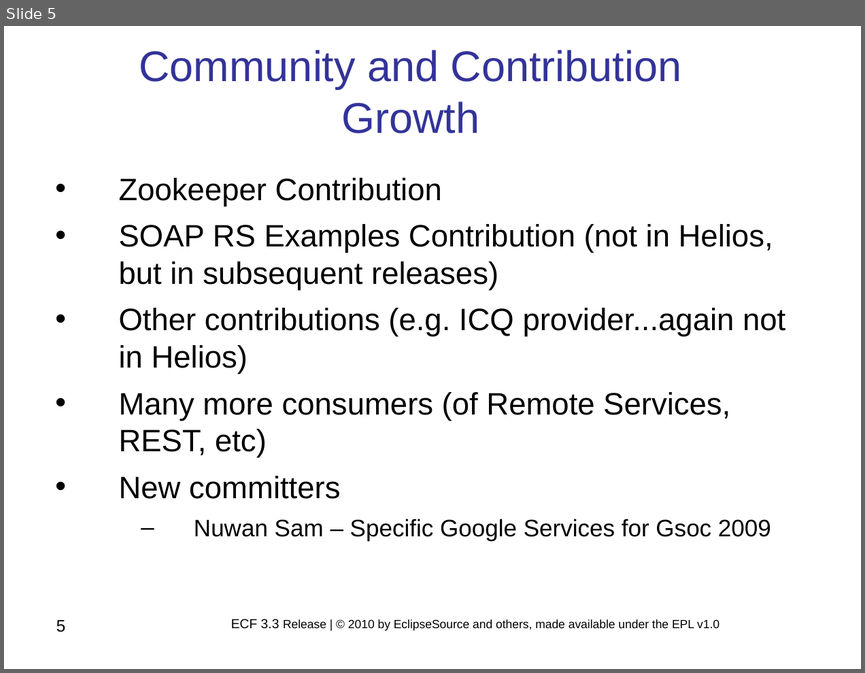
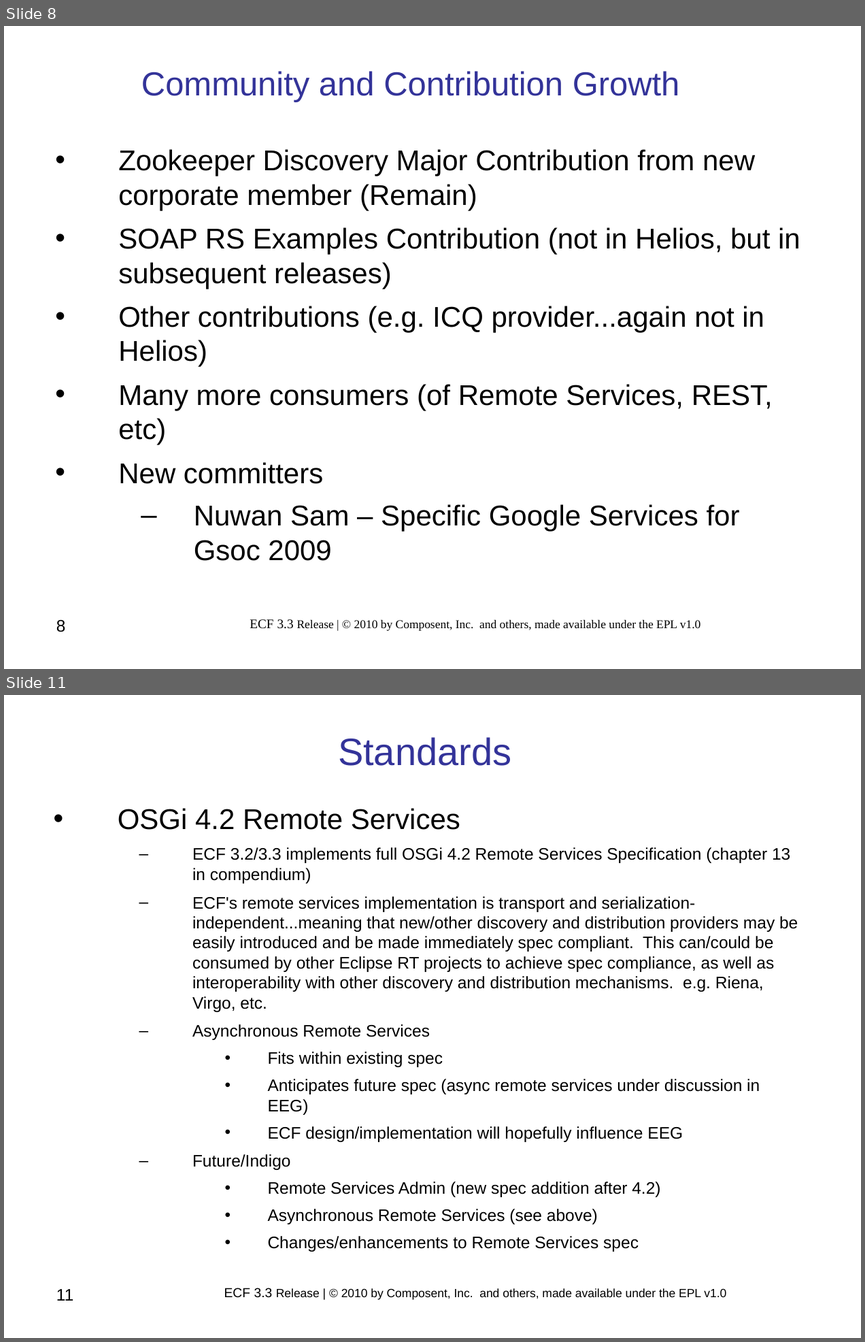
Before and after one commit to eclipse/ecf-website, a slide deck: reviews/ECF_Project_3.3_Release_Review.ppt. Shown one above the other, each under a label of ours: slide 5 before the commit, slides 8 and 11 after it; the slides between them are not shown. The pictures are 865x673 and 865x1342 pixels, drawn with LibreOffice and Linux fonts; fonts in the diff are those of the drawing; background and template pictures are left out. Boxes give left, top, right and bottom in pixels: in the first picture for what was removed or moved away, otherwise in the second. Text is boxed around its words. In the diff, an @@ line names an element or a change of style, - is before the commit and + after.

Commit message:
New ECF 3.3. release materials

```diff
--- a/reviews/ECF_Project_3.3_Release_Review.ppt
+++ b/reviews/ECF_Project_3.3_Release_Review.ppt
@@ slide 11 added at (4,695,861,1338), background #FFFFFF @@
@@ title added at (338,737,511,766), 32 pt, text #333399 @@
+Standards
@@ text added at (118,808,798,1251), 14 pt, text #000000 @@
+• OSGi 4.2 Remote Services
+  – ECF 3.2/3.3 implements full OSGi 4.2 Remote Services Specification (chapter 13 in compendium)
+  – ECF's remote services implementation is transport and serialization-independent...meaning that new/other discovery and distribution providers may be easily introduced and be made immediately spec compliant. This can/could be consumed by other Eclipse RT projects to achieve spec compliance, as well as interoperability with other discovery and distribution mechanisms. e.g. Riena, Virgo, etc.
+  – Asynchronous Remote Services
+    • Fits within existing spec
+    • Anticipates future spec (async remote services under discussion in EEG)
+    • ECF design/implementation will hopefully influence EEG
+  – Future/Indigo
+    • Remote Services Admin (new spec addition after 4.2)
+    • Asynchronous Remote Services (see above)
+    • Changes/enhancements to Remote Services spec
@@ page number added at (56,1289,73,1300), 14 pt, text #000000 @@
+11
@@ text added at (224,1287,726,1300), 10 pt, text #000000 @@
+ECF 3.3 Release | © 2010 by Composent, Inc. and others, made available under the EPL v1.0
@@ what was slide 5 is now slide 8 @@
@@ slide 8 changed as well @@
@@ text "Community and Contribution Growth" at (141,71,680,102): size 36 to 28 pt @@
@@ text "Zookeeper Discovery Major Contribution from ...": place and size @@
-text "Zookeeper Discovery Major Contribution from ..." at (119,178,785,541)
+text "Zookeeper Discovery Major Contribution from ..." at (118,149,800,560)
@@ text at (118,149,755,210): text changed; size 26 to 24 pt @@
-• Zookeeper Contribution
+• Zookeeper Discovery Major Contribution from new corporate member (Remain)
@@ text at (118,227,800,560): size 26 to 24 pt in "SOAP RS Examples Contribution (not in Helios, ...", "Other contributions (e.g. ICQ provider...again not in ...", "Many more consumers (of Remote Services, REST, ...", "New committers"; size 20 to 24 pt in "Nuwan Sam – Specific Google Services for ..."; indent changed @@
@@ page number at (56,620,66,632): text changed @@
-5
+8
@@ text at (249,619,701,631): text changed; font Arial to Times New Roman @@
-ECF 3.3 Release | © 2010 by EclipseSource and others, made available under the EPL v1.0
+ECF 3.3 Release | © 2010 by Composent, Inc. and others, made available under the EPL v1.0
```
Also in this commit, not shown: 4 other slides changed, 8 other slides added, 3 slides removed, 3 other files.
